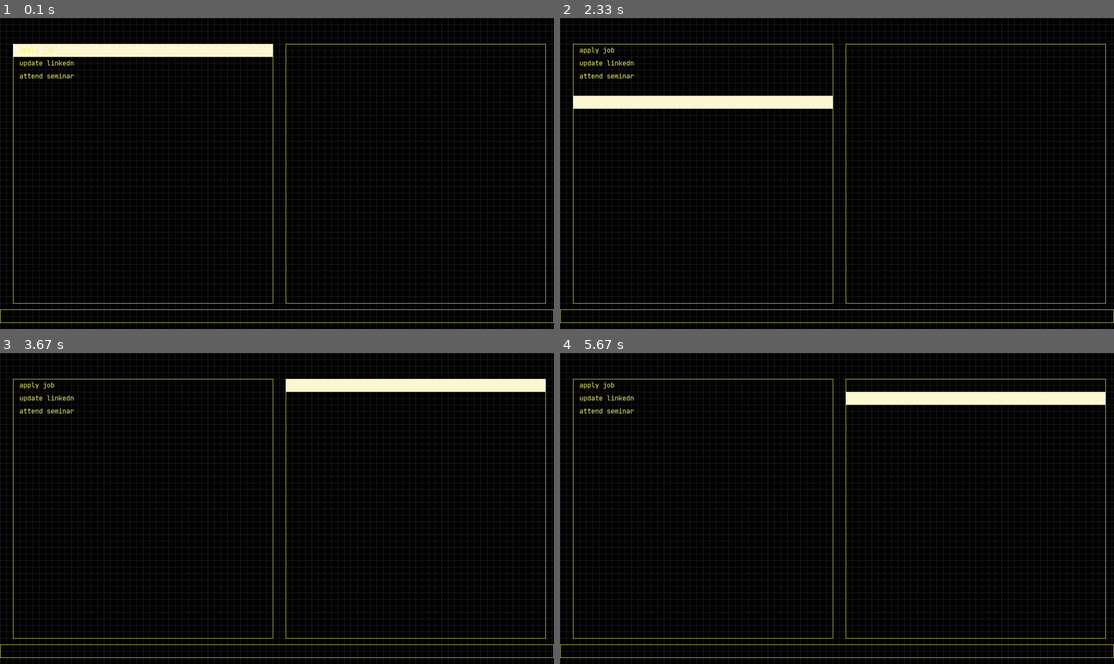
Above: before the commit, frames 1-4 (two rows, left to right).
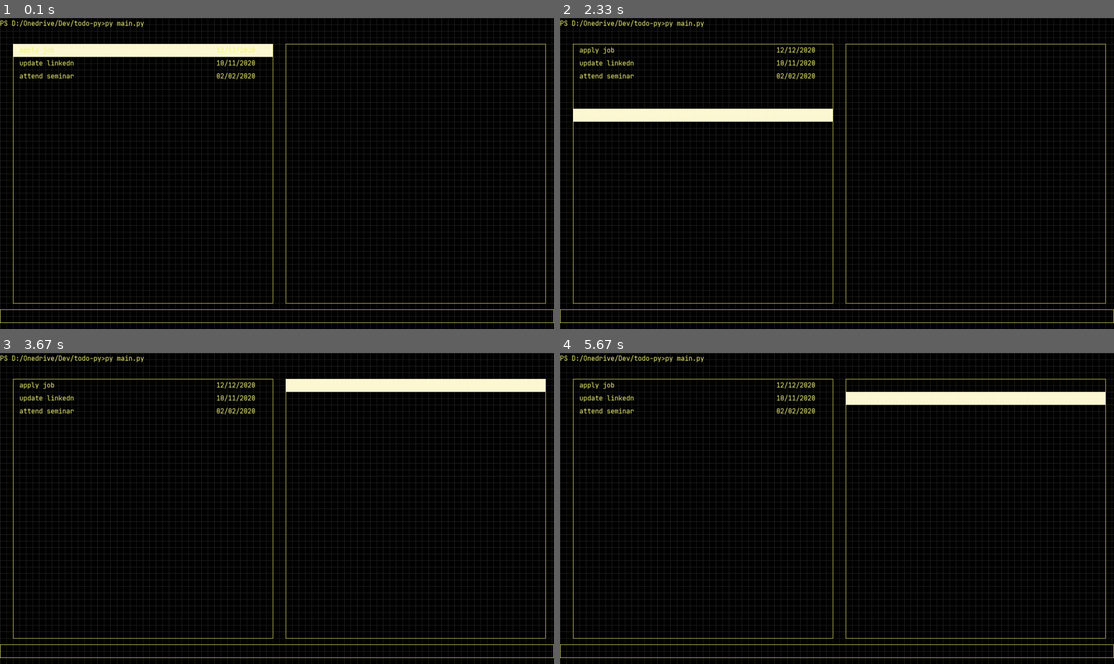
Above: after the commit, the same moments.

Repository: nurakmaljalil91/collection-of-python-projects
Game: pygame game, started from main.py
Same seed, same stepped clock (60 frames per second), same inputs: the game is played once before the commit and once after it.
Inputs:
- Up to frame 1 (0.1 s): no input
- Up to frame 2 (2.33 s): hold Right 0.33-0.8 s; hold Up 0.83-1.13 s; tap J at 0.9, 1.23, 1.53, 1.73, 2.03, 2.3 s; tap K at 0.98 s; hold Right 1.17-1.63 s; hold Left 1.67-2.2 s; hold Down from 2.23 s (still down)
- Up to frame 3 (3.67 s): tap K at 2.38, 3.55 s; release Down at 2.53 s; hold Left 2.57-2.97 s; tap J at 2.63, 2.93, 3.47 s; hold Right from 3.4 s (still down)
- Up to frame 4 (5.67 s): tap J at 3.77, 4.13, 4.53, 4.83, 5.03, 5.33 s; release Right at 4.03 s; hold Down 4.07-4.43 s; hold Left 4.47-4.93 s; hold Right 4.97-5.43 s; tap K at 5.12 s

The runs differ from the first frame. In frame 1, 0.4% of the frame differs, in the area x 0-47%, y 0-20%; in frame 2, 4.4%, in the area x 0-50%, y 0-34%; in frame 3, 0.5%; in frame 4, 0.5%.

Commit message:
render date

Diff:
--- a/data.json
+++ b/data.json
@@ -2,18 +2,18 @@
   {
     "id": 1,
     "task": "apply job",
-    "date": "12/12/21"
+    "date": "12/12/2020"
   },
 
   {
     "id": 2,
     "task": "update linkedn",
-    "date": "10/11/21"
+    "date": "10/11/2020"
   },
 
   {
     "id": 3,
     "task": "attend seminar",
-    "date": "2/2/20"
+    "date": "02/02/2020"
   }
 ]
--- a/main.py
+++ b/main.py
@@ -6,9 +6,7 @@
 
 pygame.font.init()
 
-(width, height) = (WIDTH, HEIGHT)
-
-window = pygame.display.set_mode((width, height))
+window = pygame.display.set_mode((WIDTH, HEIGHT))
 
 pygame.display.set_caption('Todo-py-qt')
 
@@ -17,44 +15,35 @@
 # font = pygame.font.SysFont("comicsansms", 15)
 font = pygame.font.Font('res/JetBrainsMono-Regular.ttf', 15)
 
-rect = pygame.Surface((720, 480))
-pygame.draw.rect(rect, RED, (0, 0, 720, 480), 1)
-
 # global variables
 todo_render = []  # list of task to render
+date_render = [] # lisd of the task date
 sel_x = 30  # select x position
 sel_y = 60  # select y position
 todo_color = YELLOW
+header = 'PS D:/Onedrive/Dev/todo-py>py main.py'
+
+header_render = font.render(header, True, YELLOW)
 
 # TODO: get the data from json
-todo = ['git init', 'make breakfast']
-doing = ['add pic']
-done = ['update facebook']
-
 with open('data.json') as f:
     data = json.load(f)
 
 for d in data:
-    print(d['task'])
-    todo_render.append(font.render(d['task'],True, todo_color))
-
-# add the list of todo to be render
-# for i in range(0, len(todo)):
-#     todo_render.append(font.render(todo[i], True, todo_color))
+    print(d['date'])
+    todo_render.append(font.render(d['task'], True, todo_color))
+    date_render.append(font.render(d['date'], True, todo_color))
 
 
 # draw background grid
-
-
 def draw_grid(window, scale, color):
     for x in range(0, WIDTH, int(TILESIZE * scale)):
         pygame.draw.line(window, color, (x, 0), (x, HEIGHT))
     for y in range(0, HEIGHT, int(TILESIZE * scale)):
         pygame.draw.line(window, color, (0, y), (WIDTH, y))
 
+
 # draw rectangle
-
-
 def draw_rect(window, x, y, width, height, color):
     pygame.draw.line(window, color, (x, y), (x + width, y))
     pygame.draw.line(window, color, (x, y), (x, y + height))
@@ -62,6 +51,7 @@
     pygame.draw.line(window, color, (x + width, y), (x + width, y + height))
 
 
+pygame.key.set_repeat(60, 60)  # allow keyboard repeat press (delay,interval)
 # app loop
 while is_running:
     for event in pygame.event.get():
@@ -81,9 +71,10 @@
                 sel_x = 30
                 sel_y = 60
         # print(pygame.mouse.get_pos())
-    window.fill(BLACK)
+    window.fill(BLACK) # reset background color
     # draw background grids for easy measurement
     draw_grid(window, 1, DARKGRAY)
+    window.blit(header_render, (0, 3))
     draw_rect(window, 30, 60, 600, 600, YELLOW)  # right rectangle container
     draw_rect(window, 660, 60, 600, 600, YELLOW)  # left rectangle container
     draw_rect(window, 0, 675, 1279, 30, YELLOW)  # command rectangle
@@ -93,6 +84,7 @@
     next_line = 0
     for t in range(0, len(todo_render)):
         window.blit(todo_render[t], (45, 65 + next_line))
+        window.blit(date_render[t], (500, 65 + next_line))
         next_line += 30
 
     pygame.display.flip()
